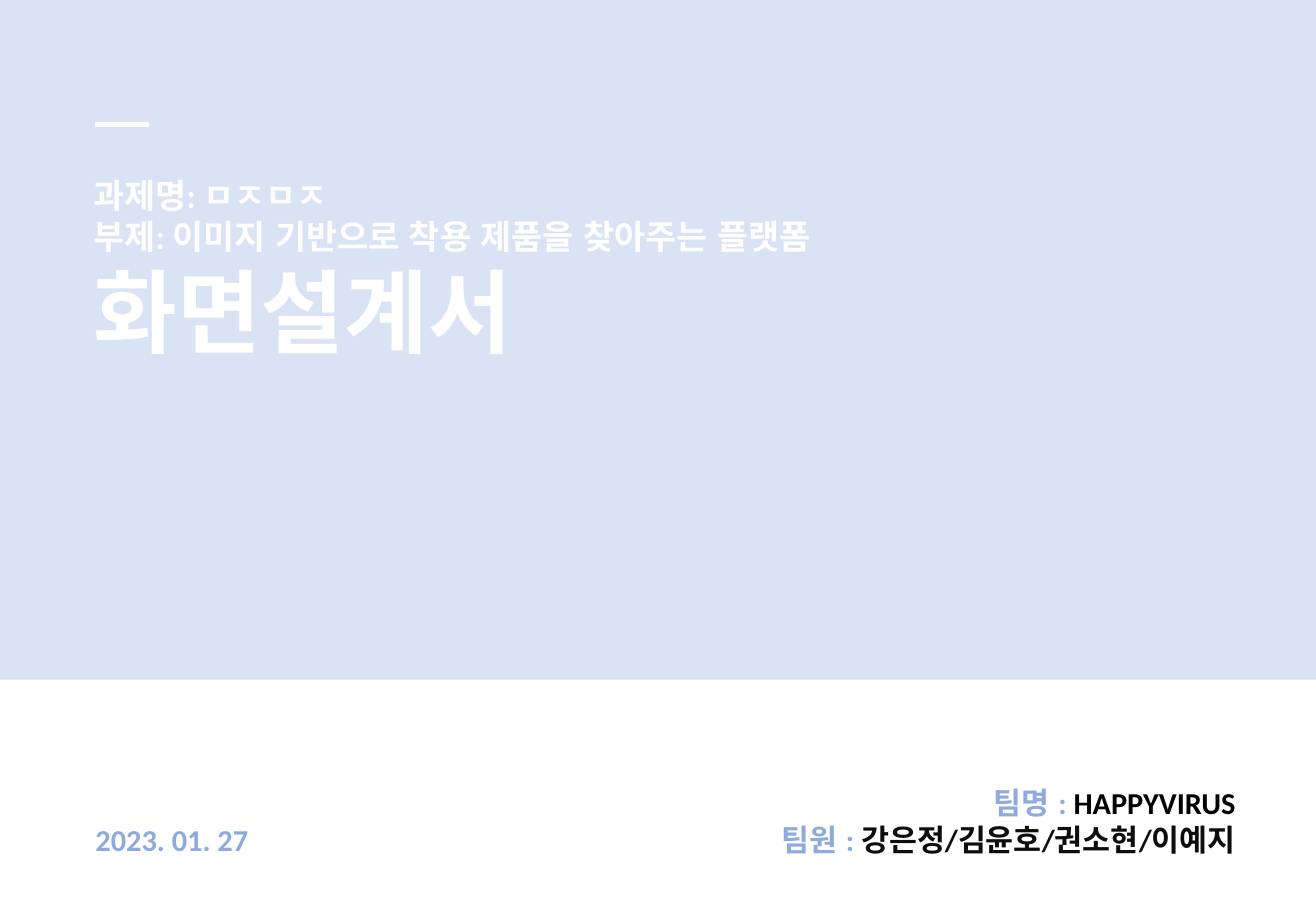
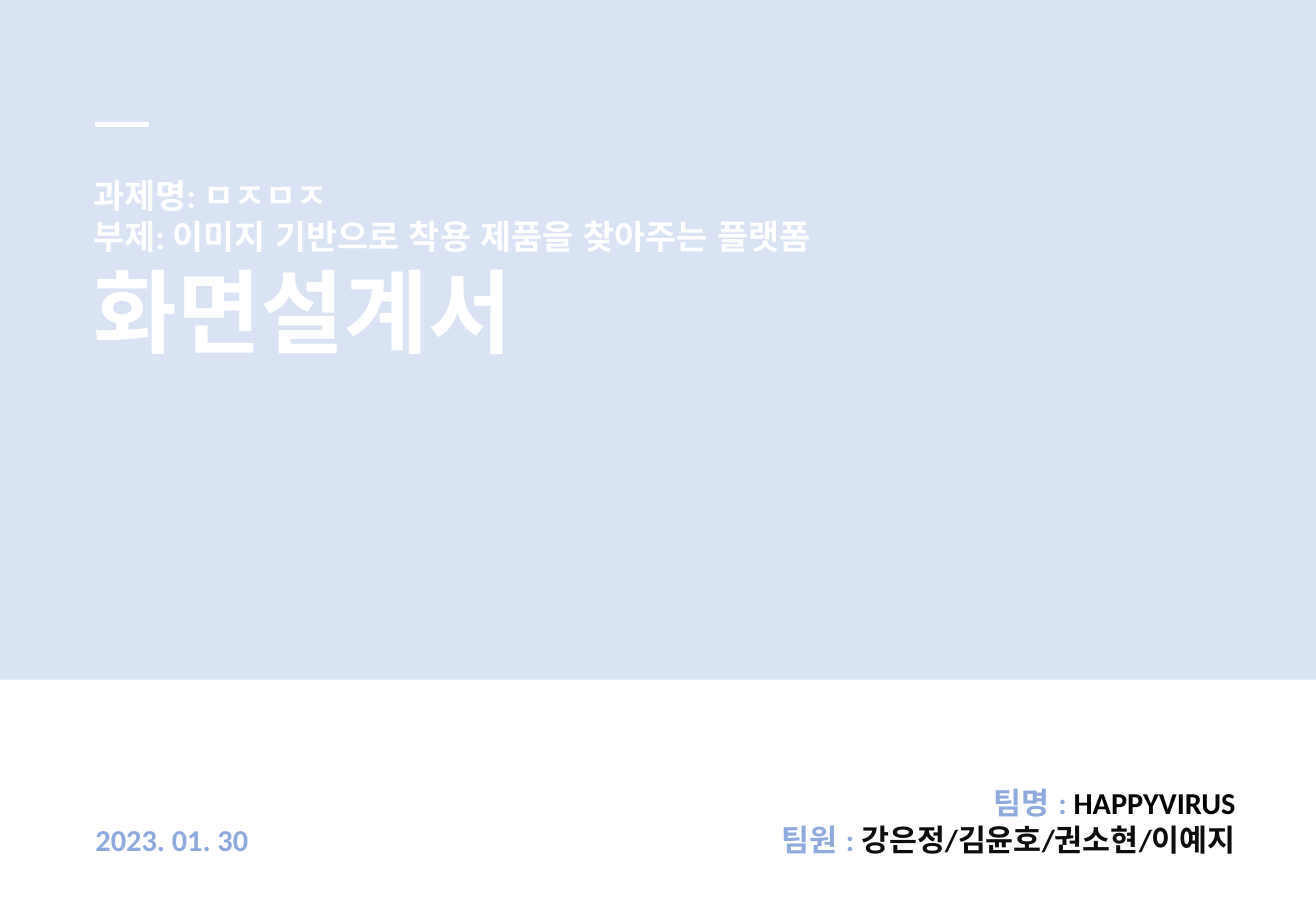
Before and after one commit to LeticiaKang/Project_Idol-Fandom-WebPlaform, a slide deck: slide 1 of 1. 산출문서/화면설계서(실전)/화면설계서_서식(1조. HappyVirus) (실전).pptx. Drawn at 1316x911 pixels with LibreOffice and Linux fonts; fonts in the diff are those of the drawing. Boxes give left, top, right and bottom in pixels: in the first picture for what was removed or moved away, otherwise in the second. Text is boxed around its words. In the diff, an @@ line names an element or a change of style, - is before the commit and + after.

```diff
--- a/1. 산출문서/화면설계서(실전)/화면설계서_서식(1조. HappyVirus) (실전).pptx
+++ b/1. 산출문서/화면설계서(실전)/화면설계서_서식(1조. HappyVirus) (실전).pptx
@@ text at <box>95,831,248,851</box>: text changed @@
-2023. 01. 27
+2023. 01. 30
```
Also in this commit, not shown: 17 other slides changed, 2 slides removed.
